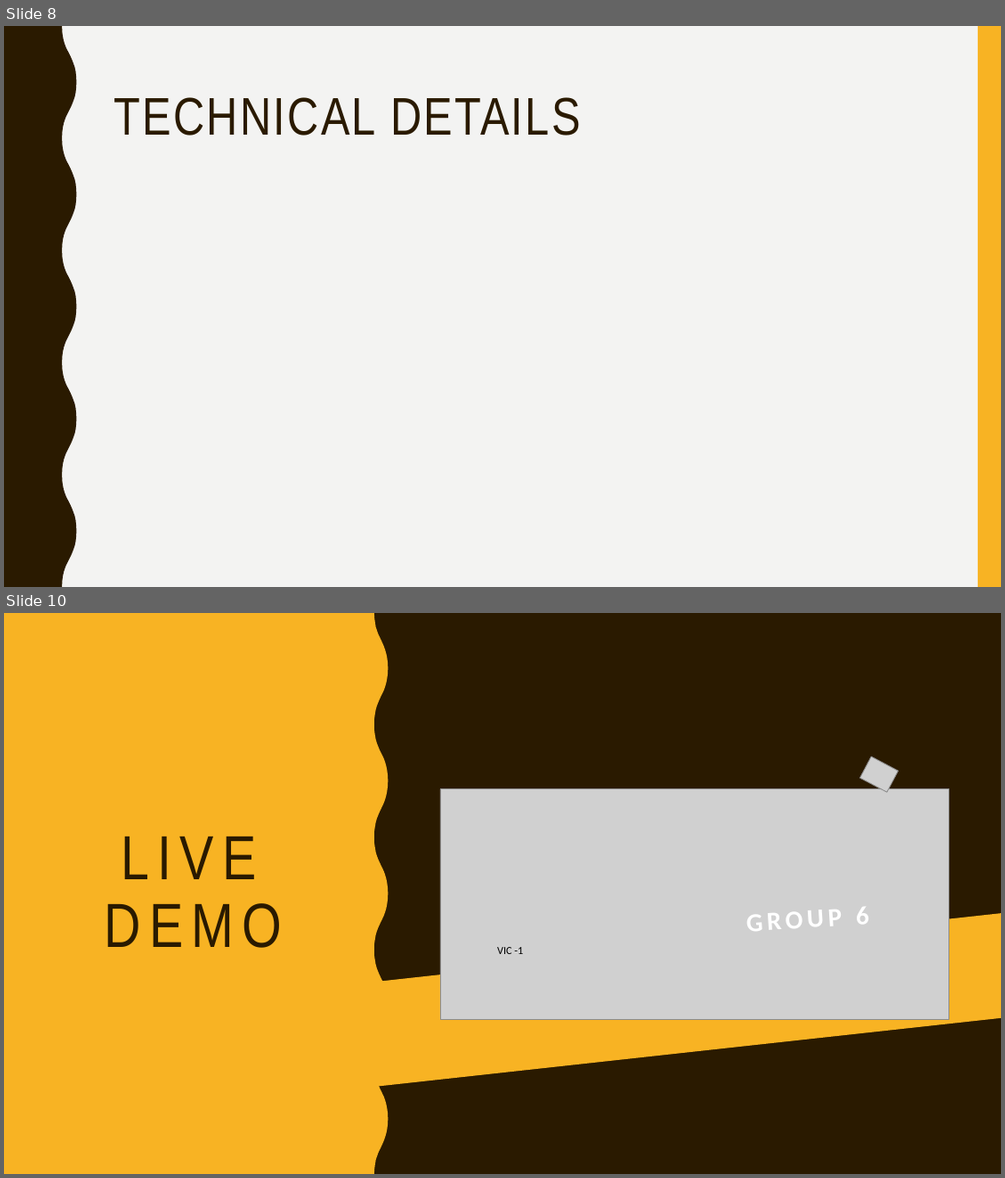
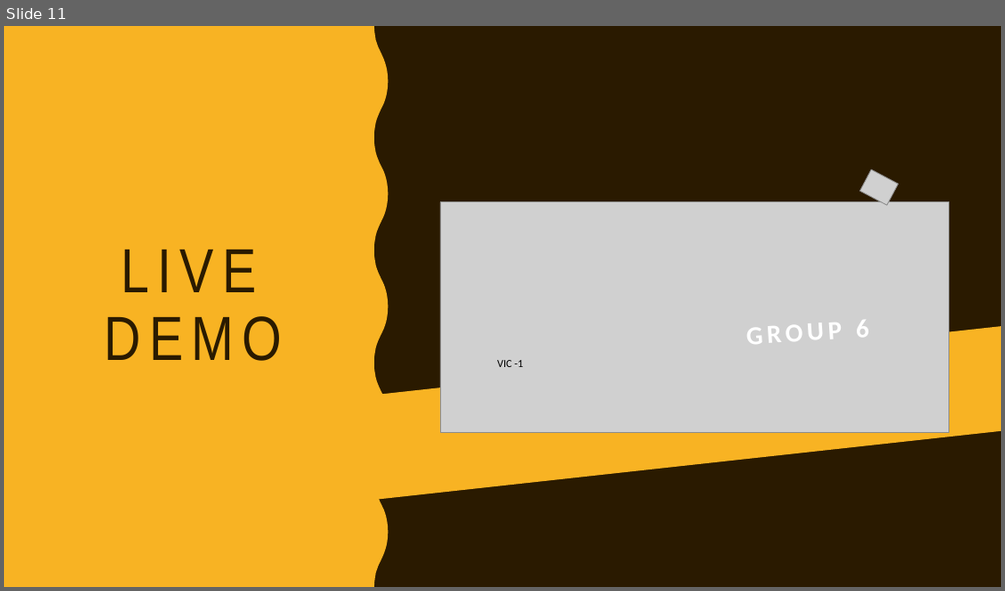
Before and after one commit to jean-lucas/vic, a slide deck: Presentation/Vehicle Intersection Control Presentation.pptx. Shown one above the other, each under a label of ours: slides 8 and 10 before the commit, slide 11 after it; the slides between them are not shown. The pictures are 1005x1178 and 1005x591 pixels, drawn with LibreOffice and Linux fonts; fonts in the diff are those of the drawing; grey boxes stand for pictures. Boxes give left, top, right and bottom in pixels: in the first picture for what was removed or moved away, otherwise in the second. Text is boxed around its words. In the diff, an @@ line names an element or a change of style, - is before the commit and + after.

```diff
--- a/Presentation/Vehicle Intersection Control Presentation.pptx
+++ b/Presentation/Vehicle Intersection Control Presentation.pptx
@@ slide 8 removed at <box>4,26,1001,587</box>, background #F3F3F2 @@
@@ freeform shape removed at <box>4,26,77,587</box> @@
@@ rectangle removed at <box>978,26,1001,587</box> @@
@@ title removed at <box>113,97,580,135</box> @@
-TECHNICAL DETAILS
@@ what was slide 10 is now slide 11 @@
```
Also in this commit, not shown: 7 slides added, 6 other slides removed.
